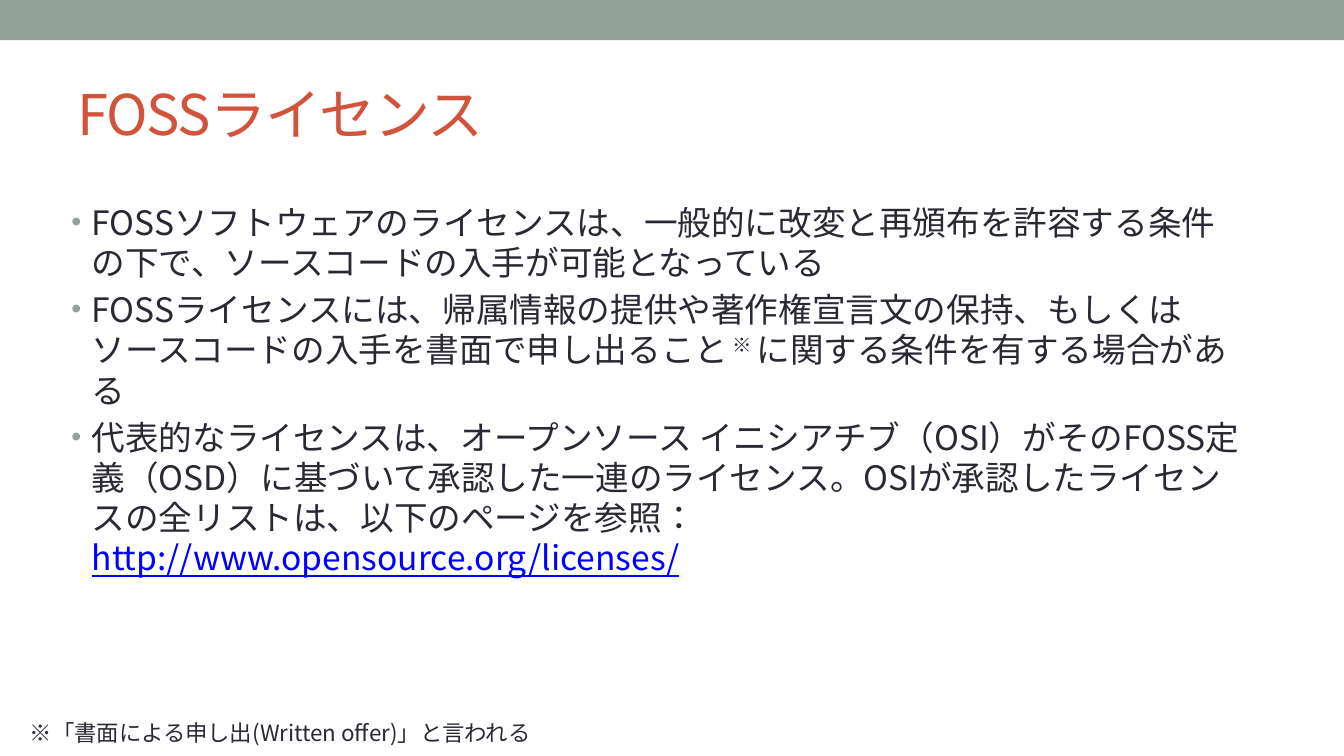
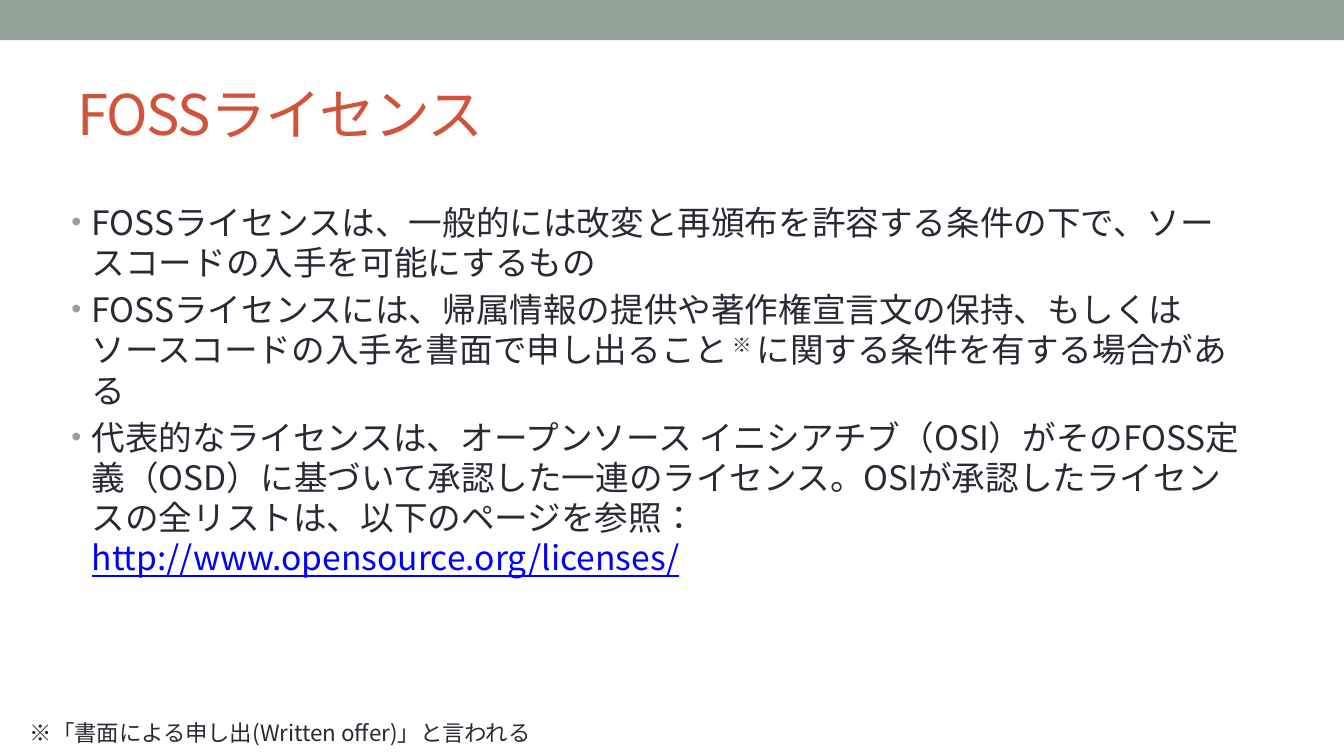
Before and after one commit to OpenChain-Project/Curriculum-Translation-JP, a slide deck: slide 15 of REVIEW/Version_for_v1.1/openchain-curriculum-for-1-1_JP_review_tani.pptx. Drawn at 1344x756 pixels with LibreOffice and Linux fonts; fonts in the diff are those of the drawing; background and template pictures are left out. Boxes give left, top, right and bottom in pixels: in the first picture for what was removed or moved away, otherwise in the second. Text is boxed around its words. In the diff, an @@ line names an element or a change of style, - is before the commit and + after.

```diff
--- a/REVIEW/Version_for_v1.1/openchain-curriculum-for-1-1_JP_review_tani.pptx
+++ b/REVIEW/Version_for_v1.1/openchain-curriculum-for-1-1_JP_review_tani.pptx
@@ text at [92,206,1214,278]: text changed @@
-• FOSSソフトウェアのライセンスは、一般的に改変と再頒布を許容する条件の下で、ソースコードの入手が可能となっている
+• FOSSライセンスは、一般的には改変と再頒布を許容する条件の下で、ソースコードの入手を可能にするもの
```
Also in this commit, not shown: 5 other slides changed, 1 slide added.
